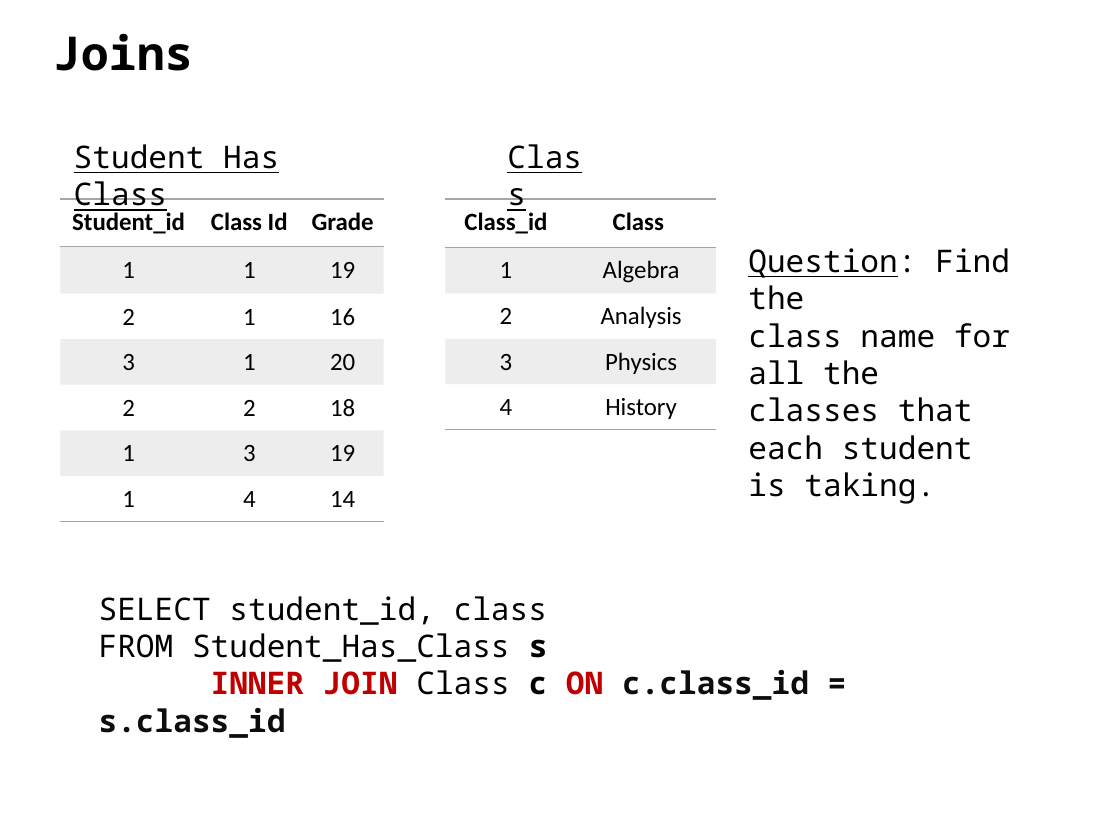
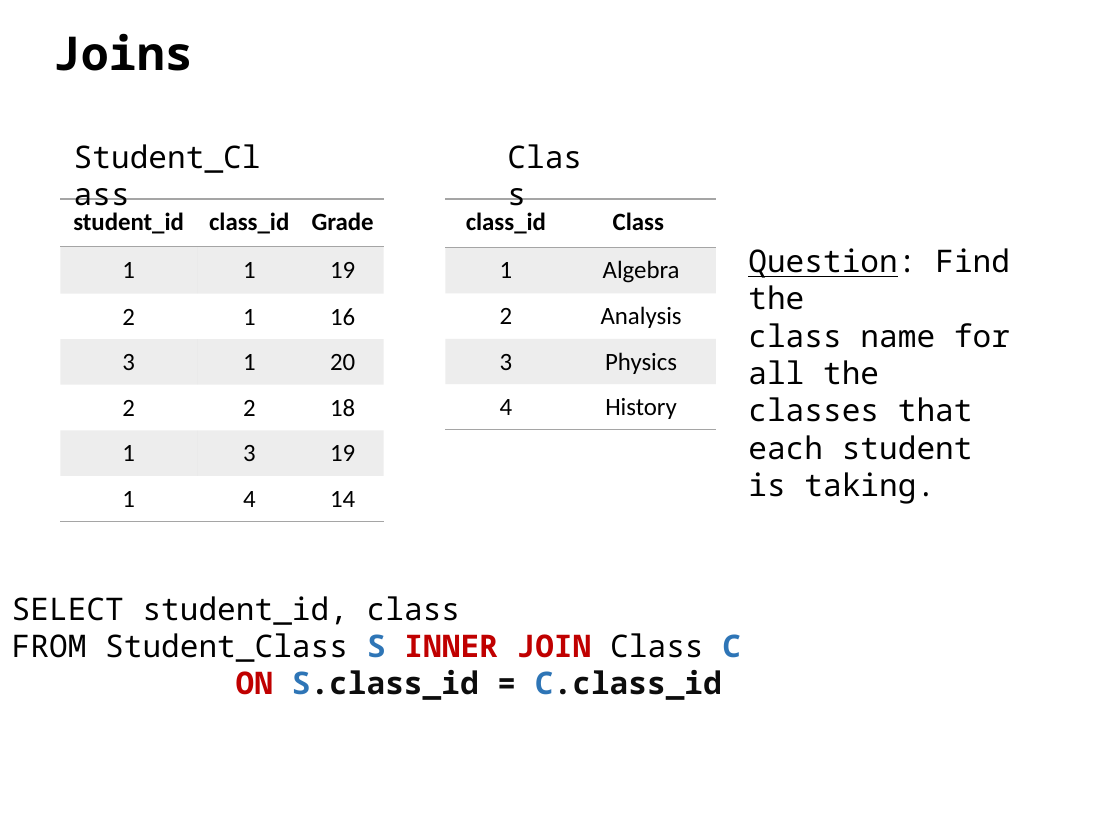
Before and after one commit to ipeirotis/introduction-to-databases, a slide deck: slide 6 of session4/C-SQL_Joins.pptx (slide 4 before the commit). Drawn at 1120x840 pixels with LibreOffice and Linux fonts; fonts in the diff are those of the drawing. Boxes give left, top, right and bottom in pixels: in the first picture for what was removed or moved away, otherwise in the second. Text is boxed around its words. In the diff, an @@ line names an element or a change of style, - is before the commit and + after.

```diff
--- a/session4/C-SQL_Joins.pptx
+++ b/session4/C-SQL_Joins.pptx
@@ text at [74,144,261,173]: text changed @@
-Student Has Class
+Student_Class
@@ text "Class" at [502,132,591,181]: underline off @@
@@ table at [60,199,383,522] @@
-row 1, column 1: Student_id
+row 1, column 1: student_id
-row 1, column 2: Class Id
+row 1, column 2: class_id
@@ table at [446,199,716,430] @@
-row 1, column 1: Class_id
+row 1, column 1: class_id
@@ text "SELECT student_id, class": place and size @@
-text "SELECT student_id, class" at [99,596,809,738]
+text "SELECT student_id, class" at [12,596,741,700]
@@ text at [12,633,741,700]: text changed @@
-FROM Student_Has_Class s
-INNER JOIN Class c ON c.class_id = s.class_id
+FROM Student_Class S INNER JOIN Class C
+ON S.class_id = C.class_id
```
Also in this commit, not shown: 3 other slides changed, 2 slides added.
